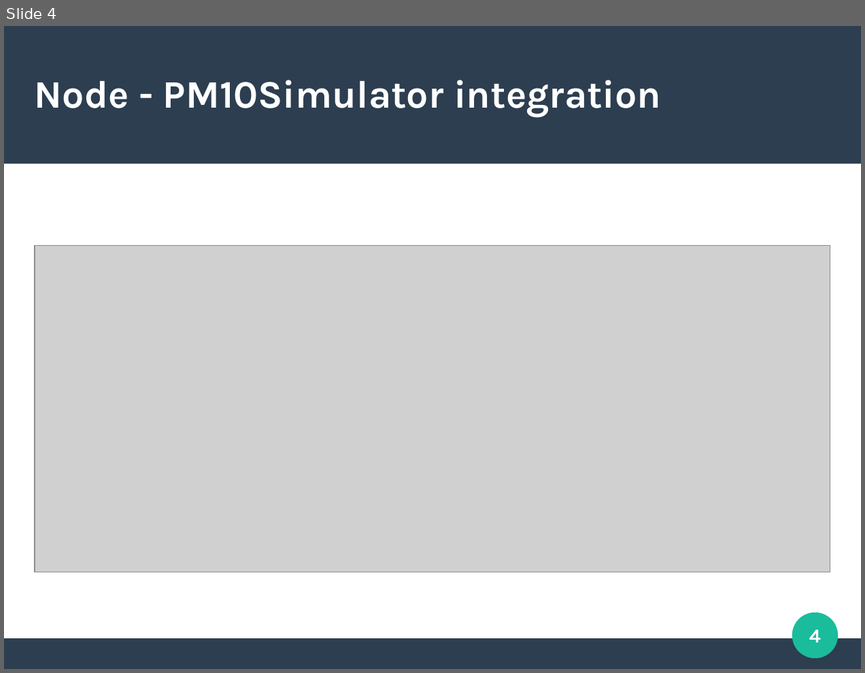
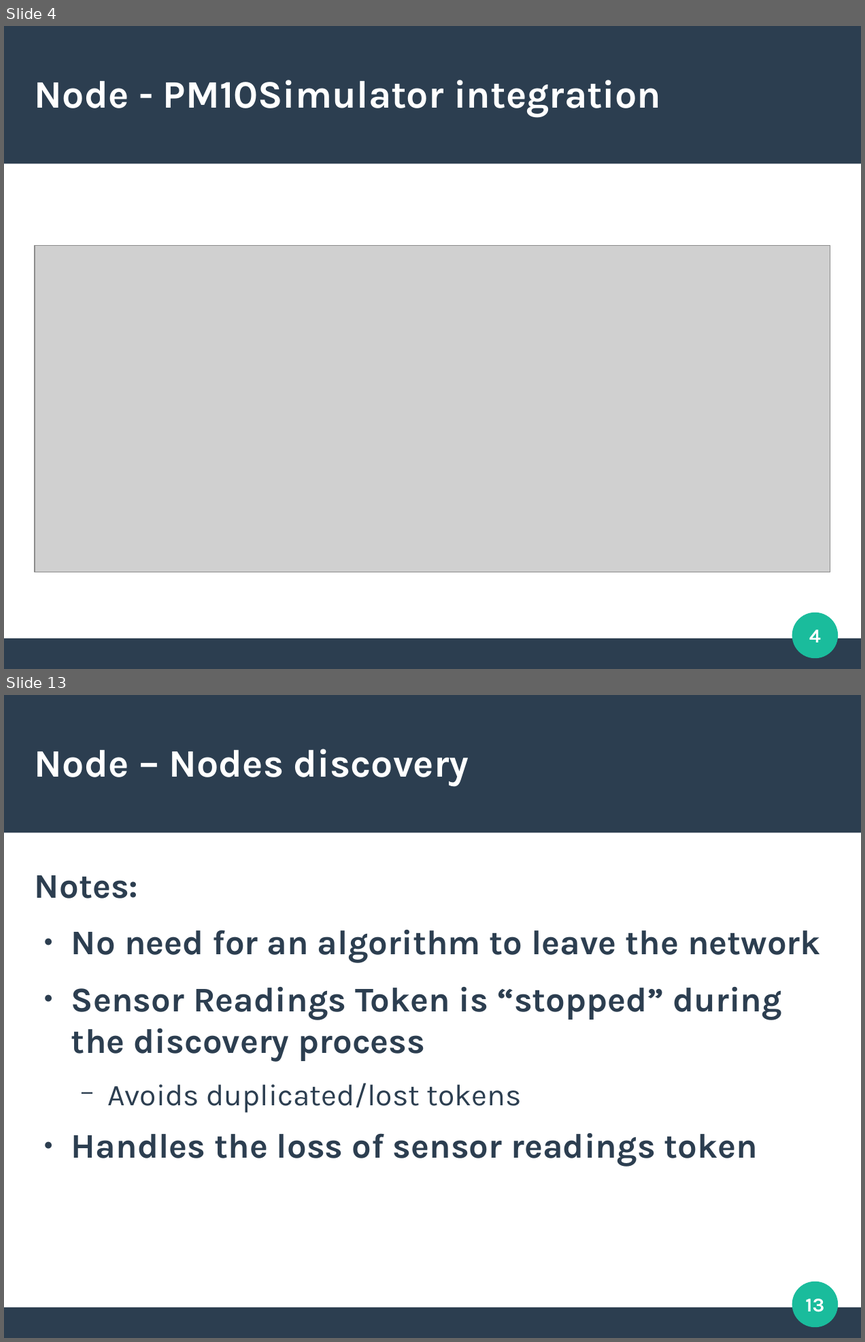
Before and after one commit to slinkydeveloper/sdp-project, a slide deck: slides.odp. Shown one above the other, each under a label of ours: slide 4 before the commit, slides 4 and 13 after it; the slides between them are not shown. The pictures are 865x673 and 865x1342 pixels, drawn with LibreOffice and Linux fonts; fonts in the diff are those of the drawing; grey boxes stand for pictures. Boxes give left, top, right and bottom in pixels: in the first picture for what was removed or moved away, otherwise in the second. Text is boxed around its words. In the diff, an @@ line names an element or a change of style, - is before the commit and + after.

```diff
--- a/slides.odp
+++ b/slides.odp
@@ slide 13 added at (4, 695, 861, 1338), background #FFFFFF; not listed: 3 template elements that a slide beside it also shows @@
@@ title added at (35, 749, 469, 786), 36 pt, text #FFFFFF, bold @@
+Node – Nodes discovery
@@ text added at (35, 875, 821, 1166), 32 pt, text #2C3E50, bold @@
+Notes:
+● No need for an algorithm to leave the network
+● Sensor Readings Token is “stopped” during the discovery process
+  − Avoids duplicated/lost tokens
+● Handles the loss of sensor readings token
@@ page number added at (805, 1298, 824, 1312), 18 pt, text #FFFFFF, bold @@
+13
```
Also in this commit, not shown: 1 slide changed, 9 other slides added, 1 slide removed, 13 other files.
